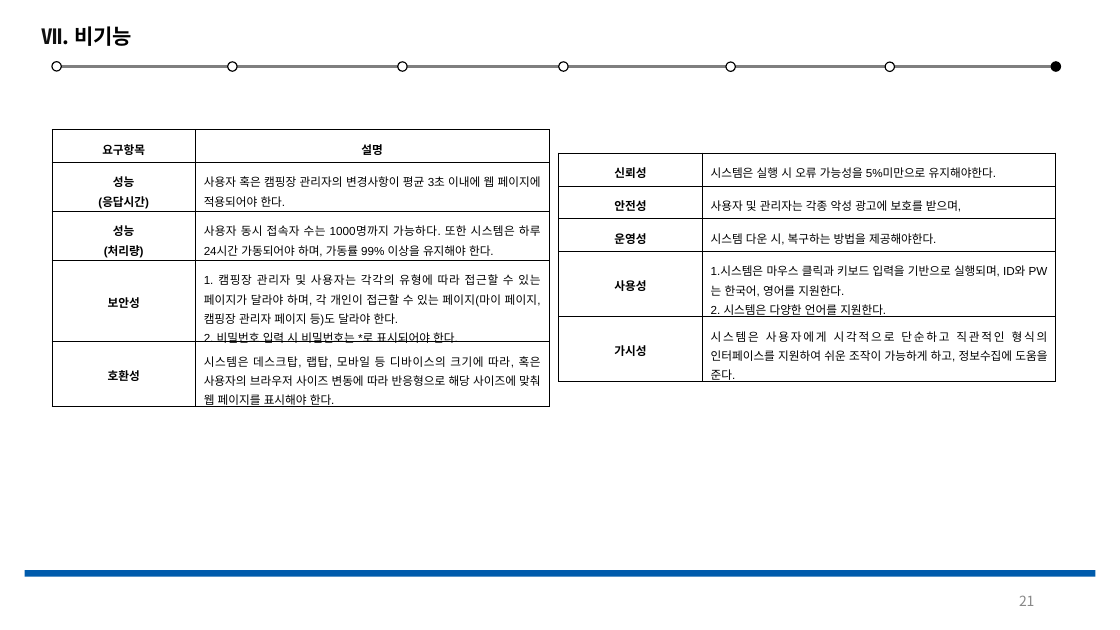
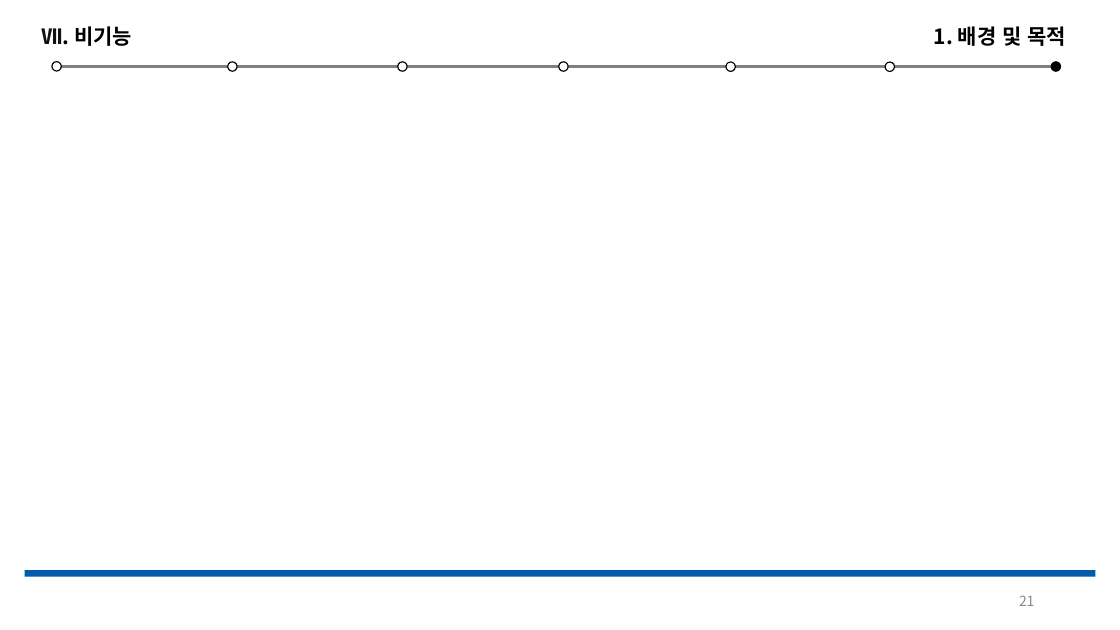
Before and after one commit to Jeeseob/SoftwareEngineering, a slide deck: slide 21 of 소공.pptx. Drawn at 1120x630 pixels with LibreOffice and Linux fonts; fonts in the diff are those of the drawing. Boxes give left, top, right and bottom in pixels: in the first picture for what was removed or moved away, otherwise in the second. Text is boxed around its words. In the diff, an @@ line names an element or a change of style, - is before the commit and + after.

```diff
--- a/소공.pptx
+++ b/소공.pptx
@@ text added at <box>934,26,1067,46</box>, 18 pt, text #000000, bold @@
+1. 배경 및 목적
@@ table removed at <box>52,129,549,411</box>, 5 rows, 2 columns @@
-요구항목 | 설명
-성능 / (응답시간) | 사용자 혹은 캠핑장 관리자의 변경사항이 평균 3초 이내에 웹 페이지에 적용되어야 한다.
-성능 / (처리량) | 사용자 동시 접속자 수는 1000명까지 가능하다. 또한 시스템은 하루 24시간 가동되어야 하며, 가동률 99% 이상을 유지해야 한다.
-보안성 | 1. 캠핑장 관리자 및 사용자는 각각의 유형에 따라 접근할 수 있는 페이지가 달라야 하며, 각 개인이 접근할 수 있는 페이지(마이 페이지, 캠핑장 관리자 페이지 등)도 달라야 한다. / 2. 비밀번호 입력 시 비밀번호는 *로 표시되어야 한다.
-호환성 | 시스템은 데스크탑, 랩탑, 모바일 등 디바이스의 크기에 따라, 혹은 사용자의 브라우저 사이즈 변동에 따라 반응형으로 해당 사이즈에 맞춰 웹 페이지를 표시해야 한다.
@@ table removed at <box>559,153,1056,429</box>, 5 rows, 2 columns @@
-신뢰성 | 시스템은 실행 시 오류 가능성을 5%미만으로 유지해야한다.
-안전성 | 사용자 및 관리자는 각종 악성 광고에 보호를 받으며,
-운영성 | 시스템 다운 시, 복구하는 방법을 제공해야한다.
-사용성 | 1.시스템은 마우스 클릭과 키보드 입력을 기반으로 실행되며, ID와 PW는 한국어, 영어를 지원한다. / 2. 시스템은 다양한 언어를 지원한다.
-가시성 | 시스템은 사용자에게 시각적으로 단순하고 직관적인 형식의 인터페이스를 지원하여 쉬운 조작이 가능하게 하고, 정보수집에 도움을 준다.
```
Also in this commit, not shown: 19 other slides changed, 2 slides added, 1 slide removed, 1 other file.
